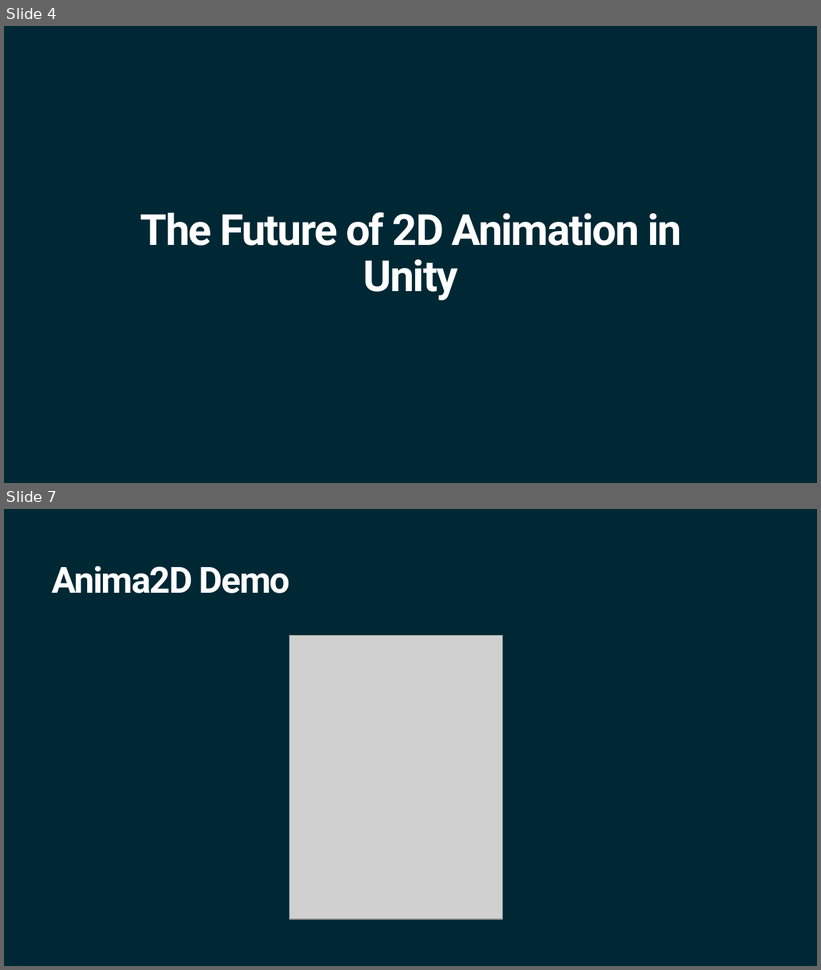
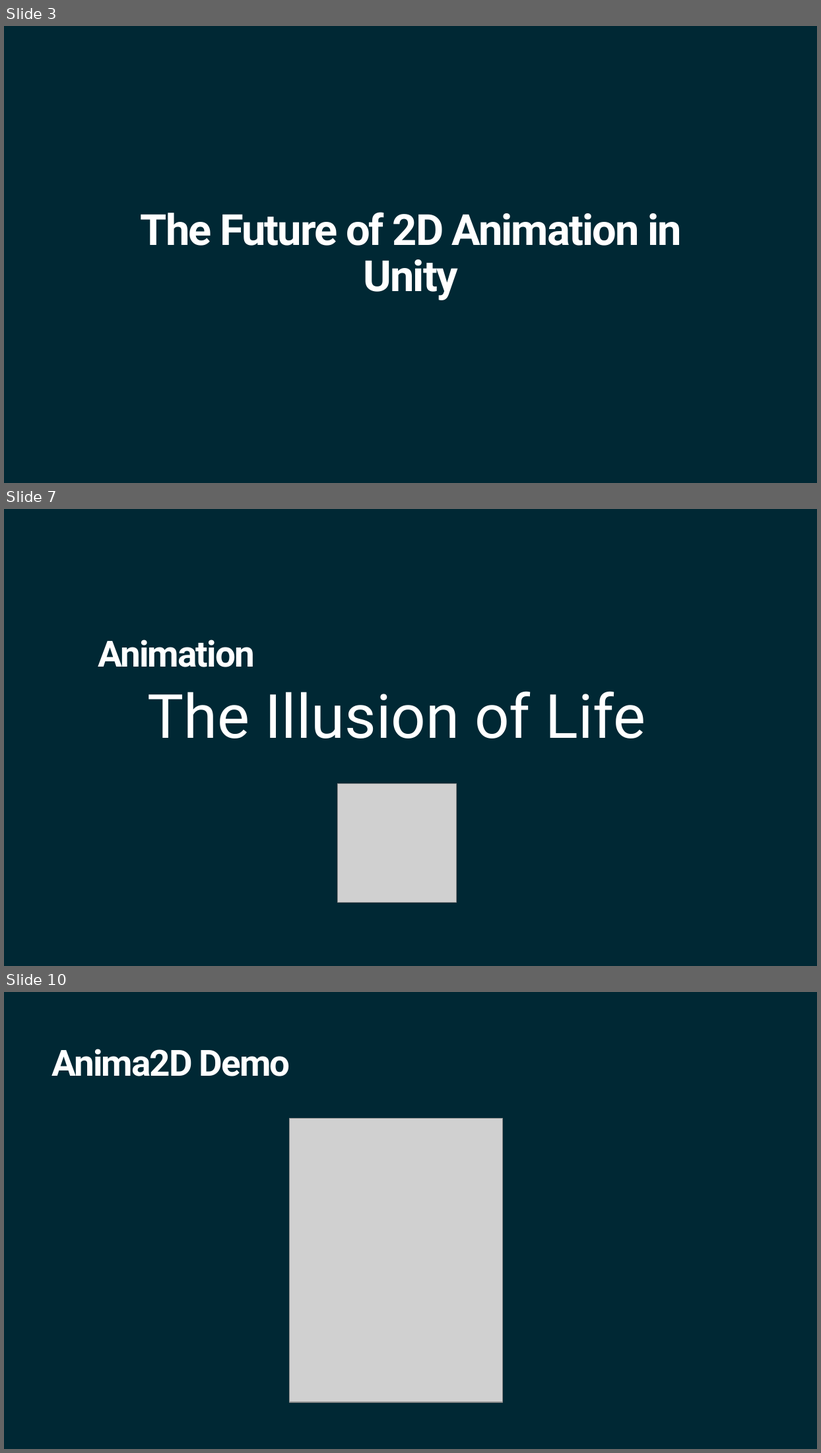
Before and after one commit to ArturoNereu/Unity2DAnimation, a slide deck: Presentations/Future2DAnim_Tokyo.pptx. Shown one above the other, each under a label of ours: slides 4 and 7 before the commit, slides 3, 7 and 10 after it; the slides between them are not shown. The pictures are 821x970 and 821x1453 pixels, drawn with LibreOffice and Linux fonts; fonts in the diff are those of the drawing; grey boxes stand for pictures; background and template pictures are left out. Boxes give left, top, right and bottom in pixels: in the first picture for what was removed or moved away, otherwise in the second. Text is boxed around its words. In the diff, an @@ line names an element or a change of style, - is before the commit and + after.

```diff
--- a/Presentations/Future2DAnim_Tokyo.pptx
+++ b/Presentations/Future2DAnim_Tokyo.pptx
@@ slide 7 added at [4,509,817,966], background #002834 @@
@@ title added at [98,640,255,667], 32 pt, text #FFFFFF, bold @@
+Animation
@@ text added at [148,691,646,739], 54 pt, text #FFFFFF @@
+The Illusion of Life
@@ picture added at [338,784,457,902] @@
@@ what was slide 4 is now slide 3 @@
@@ what was slide 7 is now slide 10 @@
```
Also in this commit, not shown: 3 slides changed, 3 other slides added, 1 slide removed.
